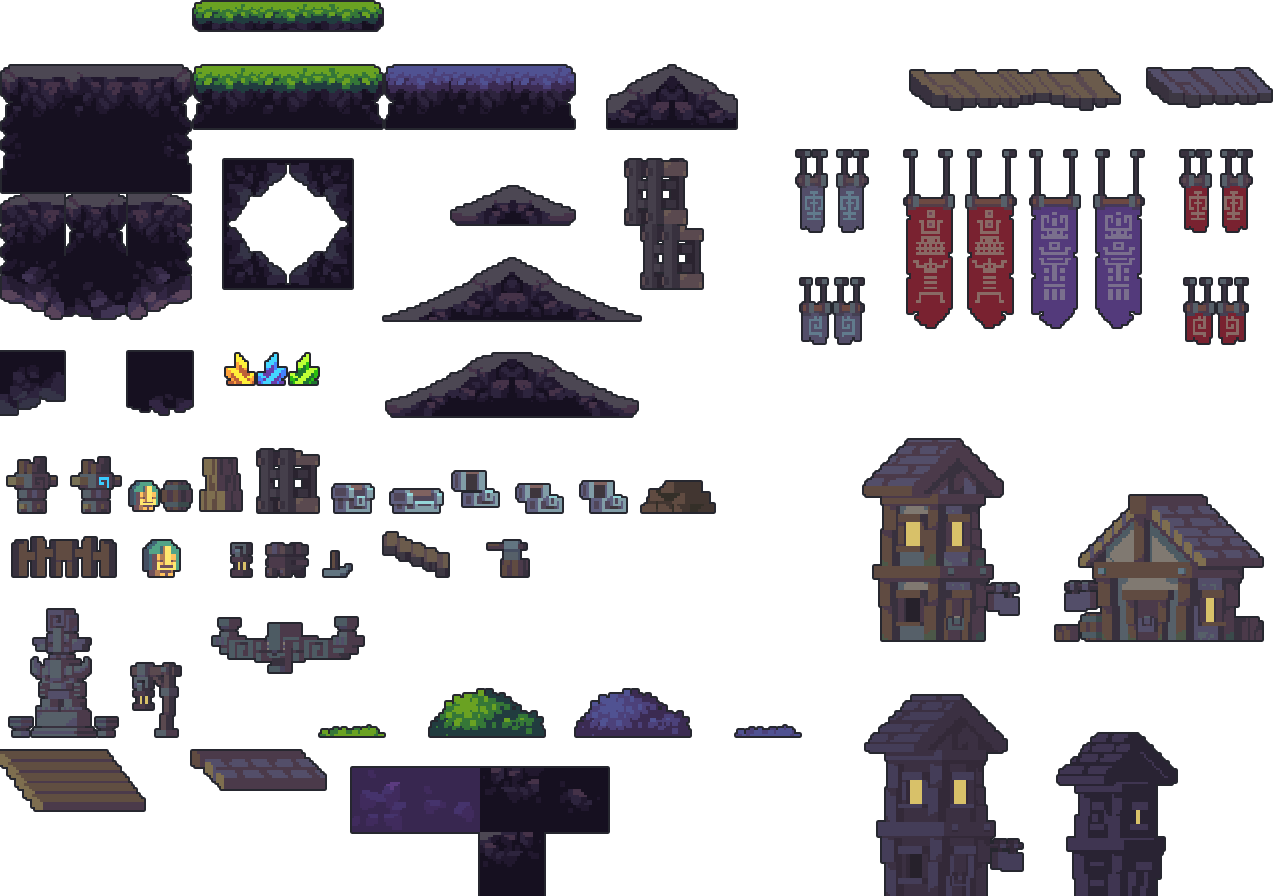
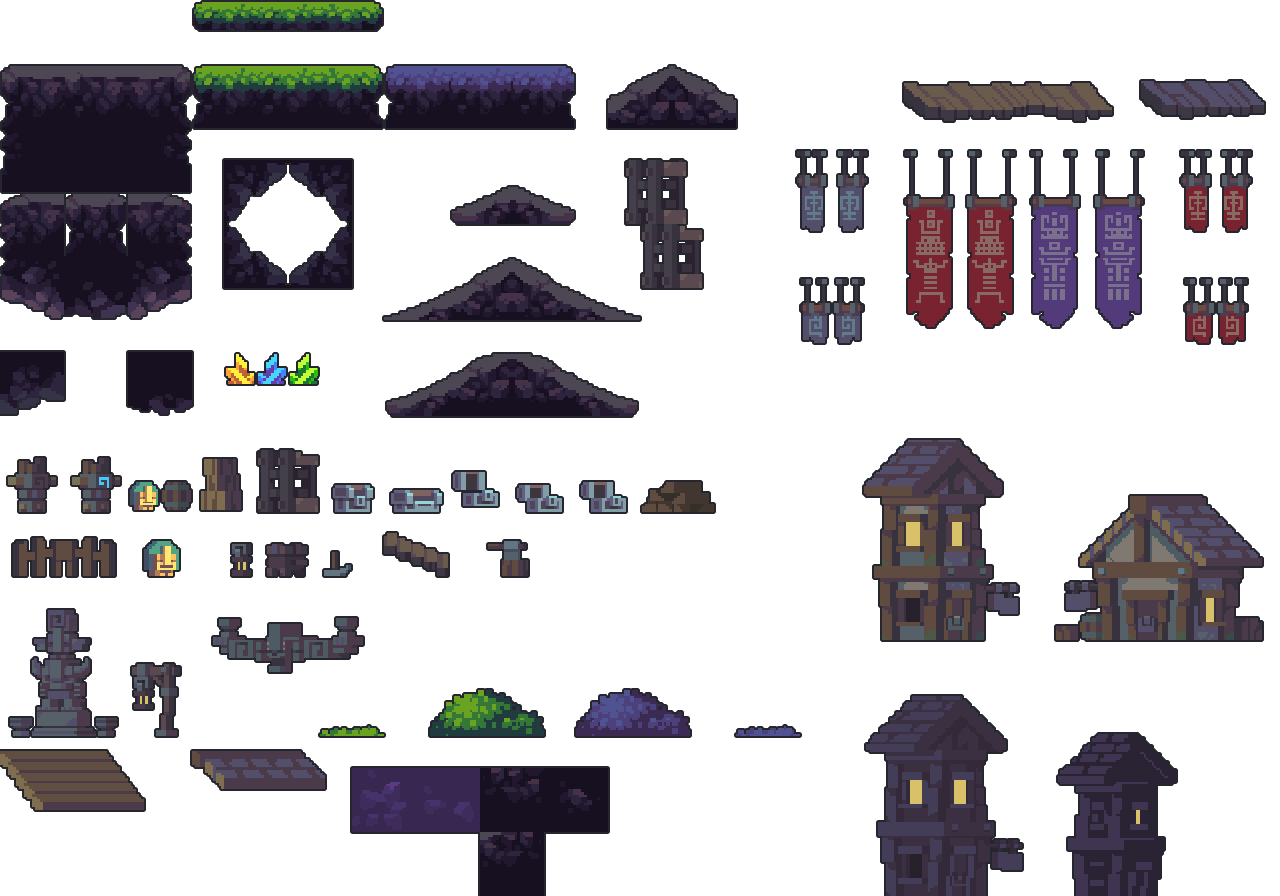
Revision of a layered 1280×896 image; what changed, layer by layer:
painted on "Capa 64x64" over (x1=904, y1=69, x2=1271, y2=121)
